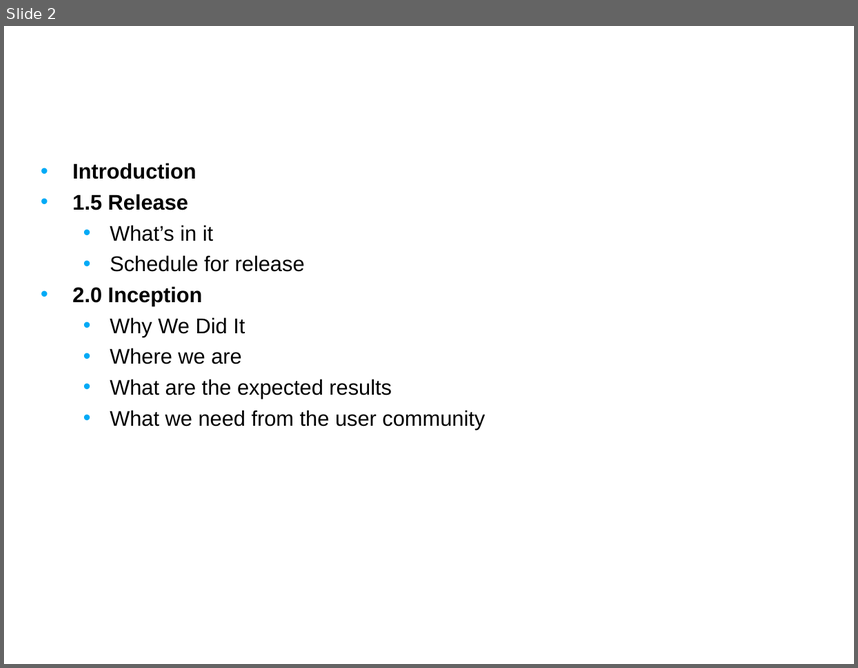
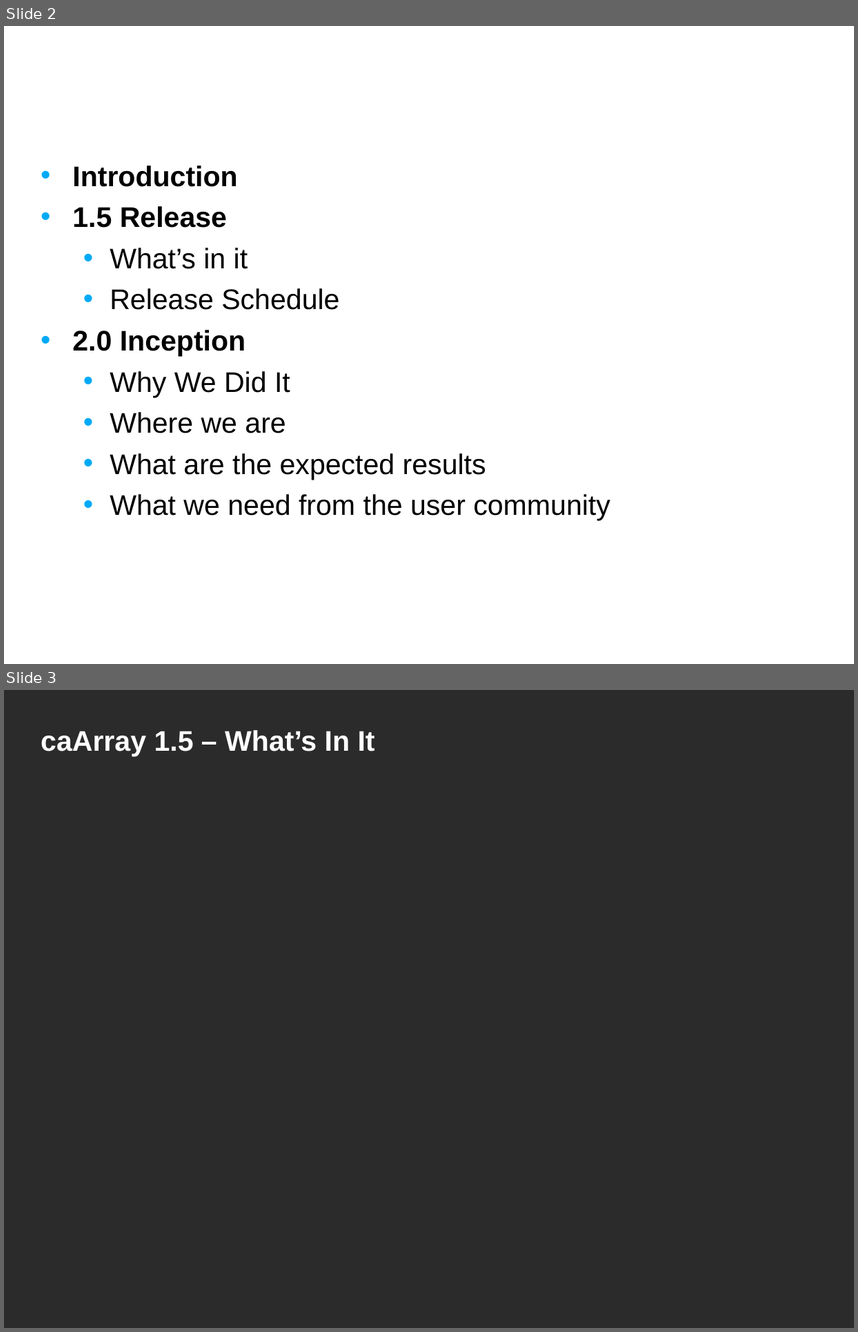
Before and after one commit to NCIP/caarray-docs, a slide deck: project_management/open_meetings/caArray User Community Meeting May 9.ppt. Shown one above the other, each under a label of ours: slide 2 before the commit, slides 2 and 3 after it. The pictures are 858x668 and 858x1332 pixels, drawn with LibreOffice and Linux fonts; fonts in the diff are those of the drawing; background and template pictures are left out; a plain dark background stands for a picture behind light text. Boxes give left, top, right and bottom in pixels: in the first picture for what was removed or moved away, otherwise in the second. Text is boxed around its words. In the diff, an @@ line names an element or a change of style, - is before the commit and + after.

Commit message:
updated with inception content

```diff
--- a/project_management/open_meetings/caArray User Community Meeting May 9.ppt
+++ b/project_management/open_meetings/caArray User Community Meeting May 9.ppt
@@ slide 3 added at [4,690,854,1328], background picture (left out) @@
@@ title added at [41,730,375,756], 24 pt, text #FFFFFF, bold @@
+caArray 1.5 – What’s In It
@@ slide 2 changed as well @@
@@ text at [72,165,611,521]: size 18 to 24 pt in "Introduction", "1.5 Release", "What’s in it", "2.0 Inception" and 4 more places; more space between paragraphs @@
@@ text at [110,288,339,310]: text changed; size 18 to 24 pt @@
-  • Schedule for release
+  • Release Schedule
```
Also in this commit, not shown: 9 other slides changed, 11 other slides added, 2 slides removed.
